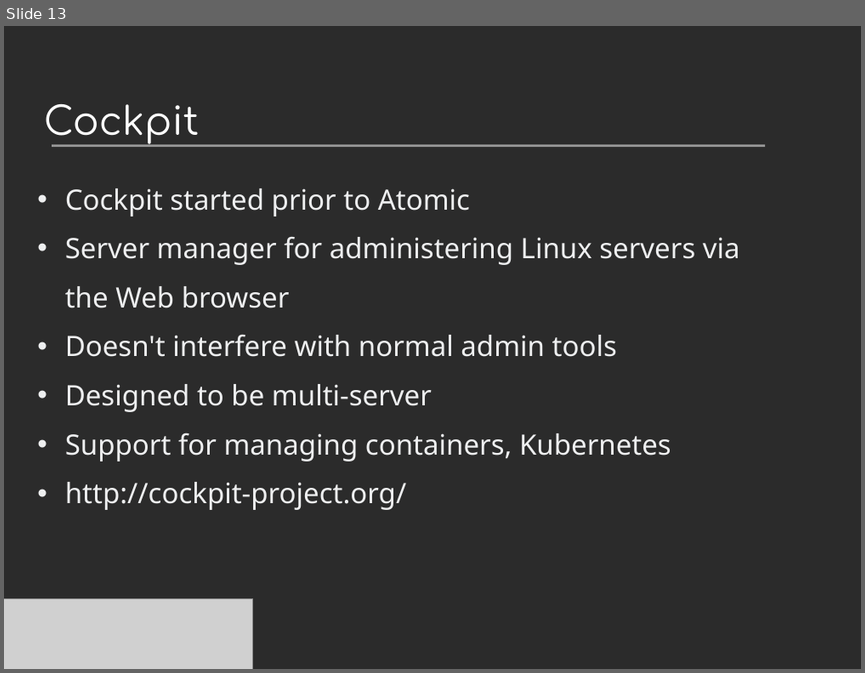
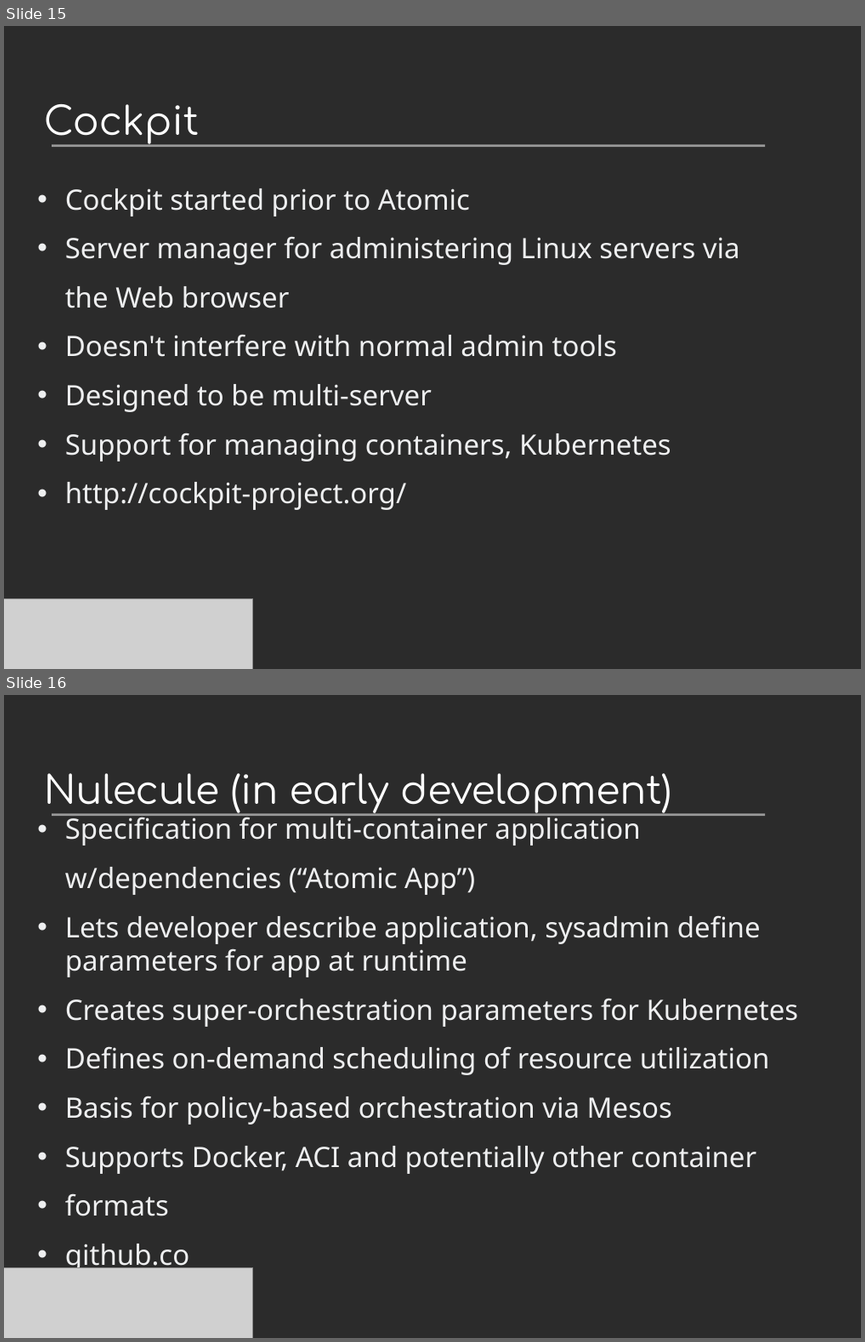
Before and after one commit to villadalmine/arg-fedora, a slide deck: Presentaciones/Devopconf2015/ProyectoAtomic.odp. Shown one above the other, each under a label of ours: slide 13 before the commit, slides 15 and 16 after it. The pictures are 865x673 and 865x1342 pixels, drawn with LibreOffice and Linux fonts; fonts in the diff are those of the drawing; grey boxes stand for pictures; background and template pictures are left out; a plain dark background stands for a picture behind light text. Boxes give left, top, right and bottom in pixels: in the first picture for what was removed or moved away, otherwise in the second. Text is boxed around its words. In the diff, an @@ line names an element or a change of style, - is before the commit and + after.

```diff
--- a/Presentaciones/Devopconf2015/ProyectoAtomic.odp
+++ b/Presentaciones/Devopconf2015/ProyectoAtomic.odp
@@ slide 16 added at (x1=4, y1=695, x2=861, y2=1338), background picture (left out); not listed: 1 template element that a slide beside it also shows @@
@@ title added at (x1=44, y1=773, x2=671, y2=813), 36 pt, text #FFFFFF @@
+Nulecule (in early development)
@@ text added at (x1=65, y1=813, x2=799, y2=1272), 26 pt, text #EEEFF0 @@
+• Specification for multi-container application
+w/dependencies (“Atomic App”)
+• Lets developer describe application, sysadmin define parameters for app at runtime
+• Creates super-orchestration parameters for Kubernetes
+• Defines on-demand scheduling of resource utilization
+• Basis for policy-based orchestration via Mesos
+• Supports Docker, ACI and potentially other container
+• formats
+• github.co
@@ picture added at (x1=4, y1=1267, x2=253, y2=1338) @@
@@ what was slide 13 is now slide 15 @@
```
Also in this commit, not shown: 19 slides changed, 7 other slides added, 19 other files.
